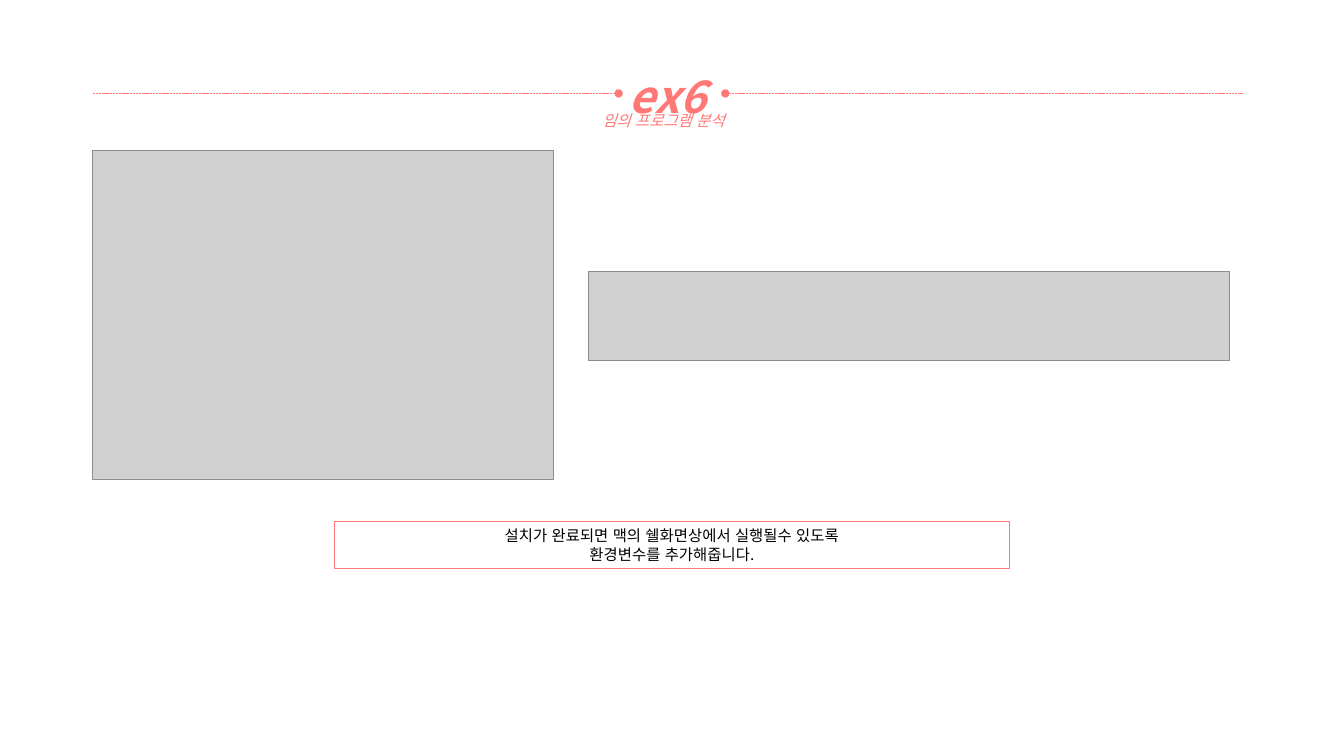
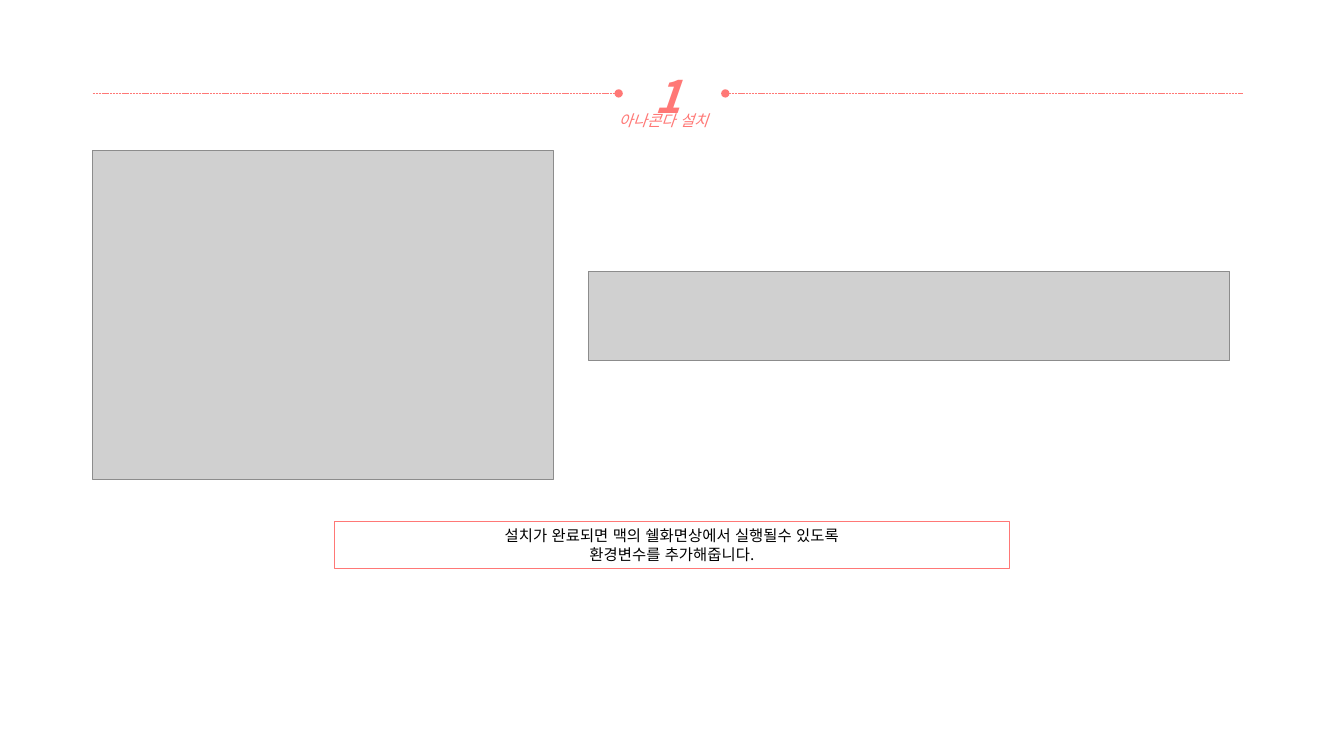
Before and after one commit to yooatom2200/Programing_Base_2, a slide deck: slide 4 of 2장/20164091-송희령-2주차 과제.pptx. Drawn at 1344x756 pixels with LibreOffice and Linux fonts; fonts in the diff are those of the drawing; grey boxes stand for pictures. Boxes give left, top, right and bottom in pixels: in the first picture for what was removed or moved away, otherwise in the second. Text is boxed around its words. In the diff, an @@ line names an element or a change of style, - is before the commit and + after.

```diff
--- a/2장/20164091-송희령-2주차 과제.pptx
+++ b/2장/20164091-송희령-2주차 과제.pptx
@@ text at [654,80,680,125]: text changed @@
-ex6
+1
@@ text at [619,110,708,127]: text changed @@
-임의 프로그램 분석
+아나콘다 설치
```
Also in this commit, not shown: 2 other slides changed, 5 slides added.
